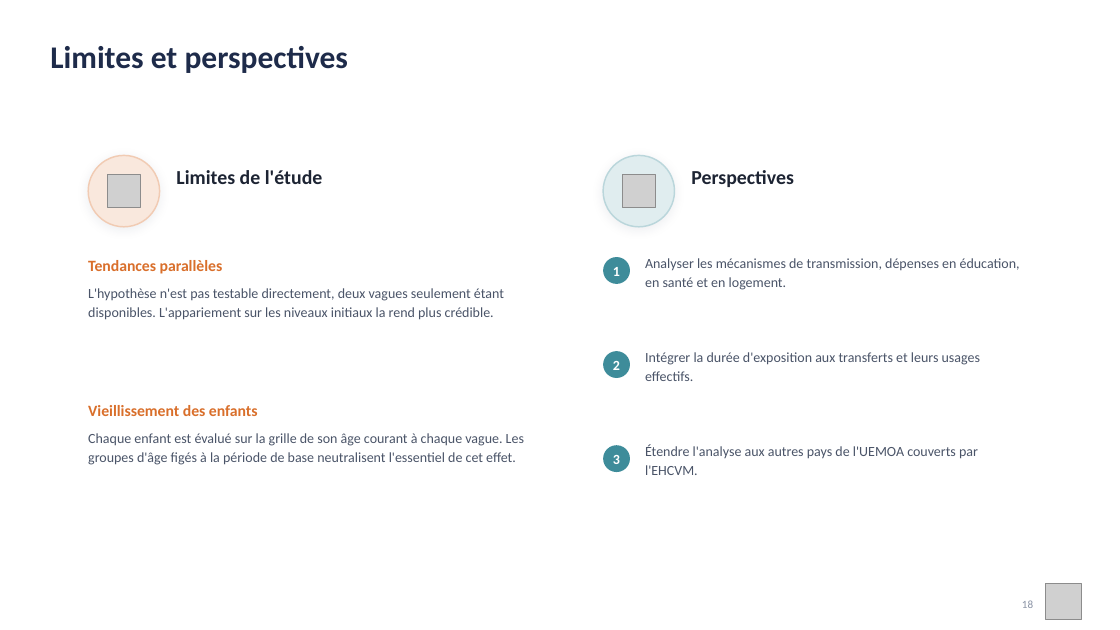
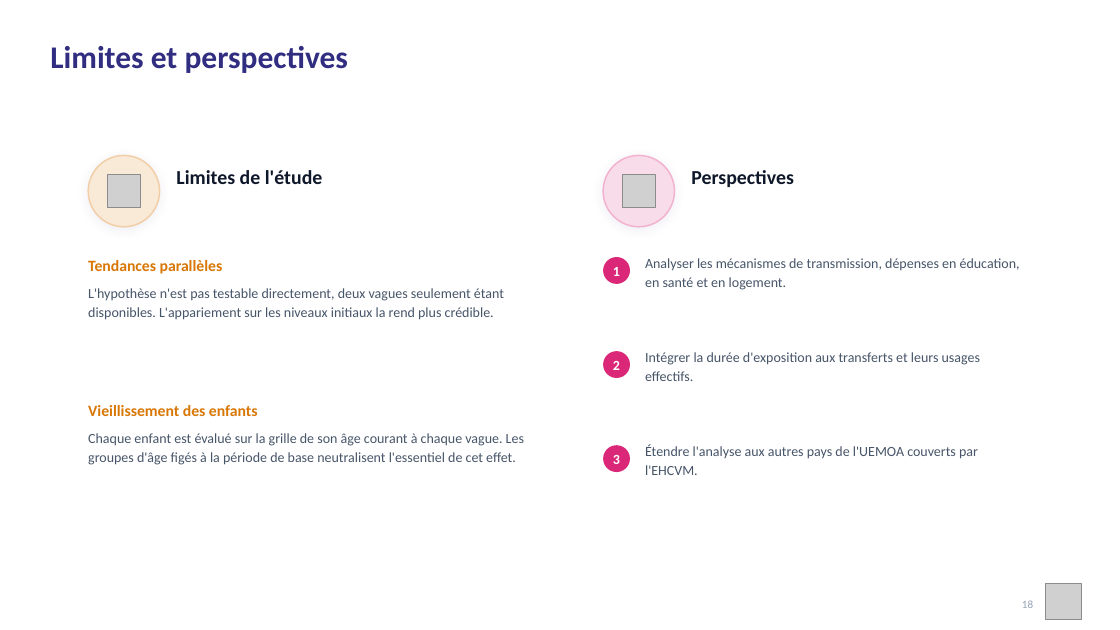
Before and after one commit to JODRAFF9/MEMOIRE, a slide deck: slide 18 of infographie/presentation_infographique.pptx. Drawn at 1120x630 pixels with LibreOffice and Linux fonts; fonts in the diff are those of the drawing; grey boxes stand for pictures. Boxes give left, top, right and bottom in pixels: in the first picture for what was removed or moved away, otherwise in the second. Text is boxed around its words. In the diff, an @@ line names an element or a change of style, - is before the commit and + after.

```diff
--- a/infographie/presentation_infographique.pptx
+++ b/infographie/presentation_infographique.pptx
@@ text "Limites et perspectives" at (50,46,349,73): text colour #1E2B4A to #312E81 @@
@@ ellipse at (603,155,675,227): fill #E0EDEF to #F9DCE9; outline #BAD6DB 1.25 pt to #F2B1CE 1.25 pt; shadow changed @@
@@ text "Tendances parallèles" at (88,260,223,274): text colour #D96F2B to #D97706 @@
@@ text "Vieillissement des enfants" at (88,405,258,416): text colour #D96F2B to #D97706 @@
@@ fill #3E8C9A to #DB2777 in 3 elements at (603,257,630,284), (603,351,630,378), (603,445,630,472) @@
@@ text "18" at (1022,600,1033,608): text colour #8A93A5 to #94A3B8 @@
```
Also in this commit, not shown: 20 other slides changed, 2 other files.
